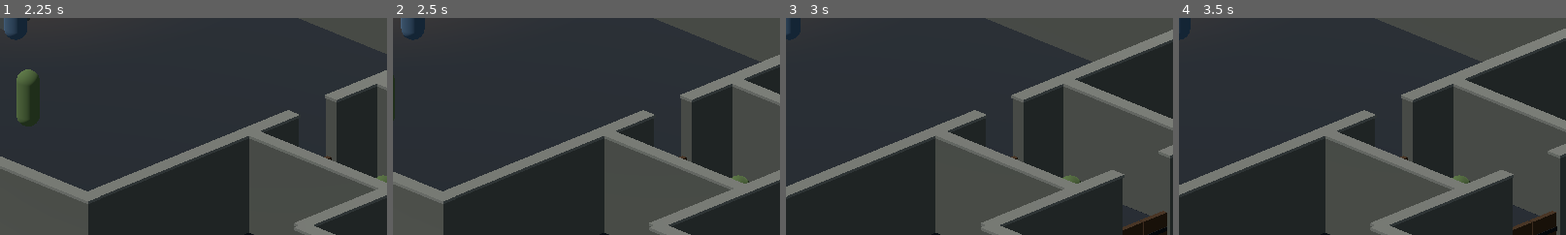
Above: before the commit, frames 1-4 (left to right).
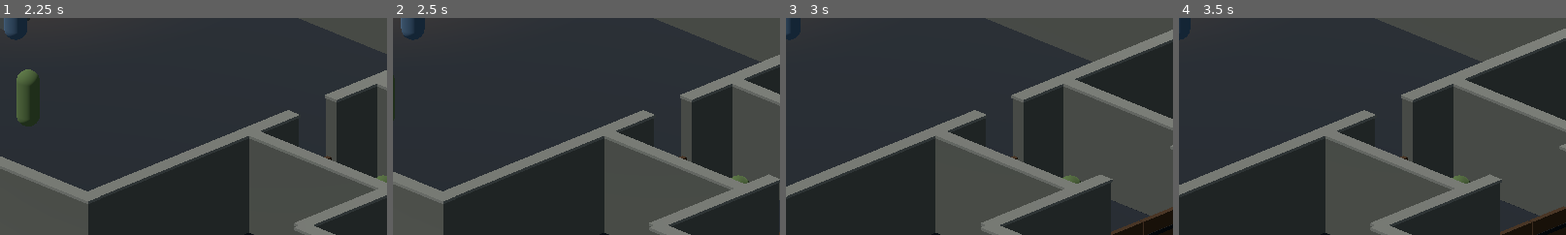
Above: after the commit, the same moments.

Repository: Jonty303/Project-Gauntlands
Game: Godot game, scene res://scenes/experiment_25d.tscn
Same seed, same stepped clock (60 frames per second), same inputs: the game is played once before the commit and once after it. This scene is started directly instead of the project's main scene.
Inputs (mouse positions are % of the whole screen's width and height, from its top left):
- Up to frame 1 (2.25 s): tap Enter (ui_accept) at 0.5, 0.77 s; move the mouse to (72, 45) at 0.52 s; hold D (move_right) 0.53-1.25 s; hold Space (attack) 0.53-1.25 s; click (72, 45) at 0.67 s; drag from (30, 55) to (45, 70) at 1.27 s; move the mouse to (60, 28) at 2.02 s; hold D (move_right) from 2.03 s (still down); tap Q (target_previous) at 2.1 s
- Up to frame 2 (2.5 s): keep holding D (move_right)
- Up to frame 3 (3 s): release D (move_right) at 2.75 s; drag from (45, 70) to (20, 35) at 2.77 s
- Up to frame 4 (3.5 s): no input
The pictures show only the part of the screen within x 50-100%, y 50-100%; the shares and areas given below are measured in that part.

Frame 1 is identical in both runs. In frame 2, less than 0.1% of the frame differs, in the area x 97-100%, y 70-100%; in frame 3, 1.1%; in frame 4, 1.4%, in the area x 80-100%, y 59-100%.

Commit message:
Correct double doorway clearance to three units

Diff:
--- a/scripts/experiment_25d.gd
+++ b/scripts/experiment_25d.gd
@@ -42,7 +42,7 @@
     for z in [-4.5,4.5]:
         _make_box("SecondDoorJamb", Vector3(19,1.55,z), Vector3(0.45,WALL_HEIGHT,4), Color("#77796f"))
     for z in [-2.0, 2.0]:
-        _make_box("DoubleDoorFrame", Vector3(19,1.55,z), Vector3(0.45,WALL_HEIGHT,2.0), Color("#77796f"))
+        _make_box("DoubleDoorFrame", Vector3(19,1.55,z), Vector3(0.45,WALL_HEIGHT,1.0), Color("#77796f"))
     _place_door("HallDoubleDoor", Vector3(19,0,0), 3.0, true)
     _make_box("SecondNorth", Vector3(24.5,1.55,-6.5), Vector3(11,WALL_HEIGHT,0.45), Color("#77796f"))
     _make_box("SecondSouth", Vector3(24.5,1.55,6.5), Vector3(11,WALL_HEIGHT,0.45), Color("#77796f"))
